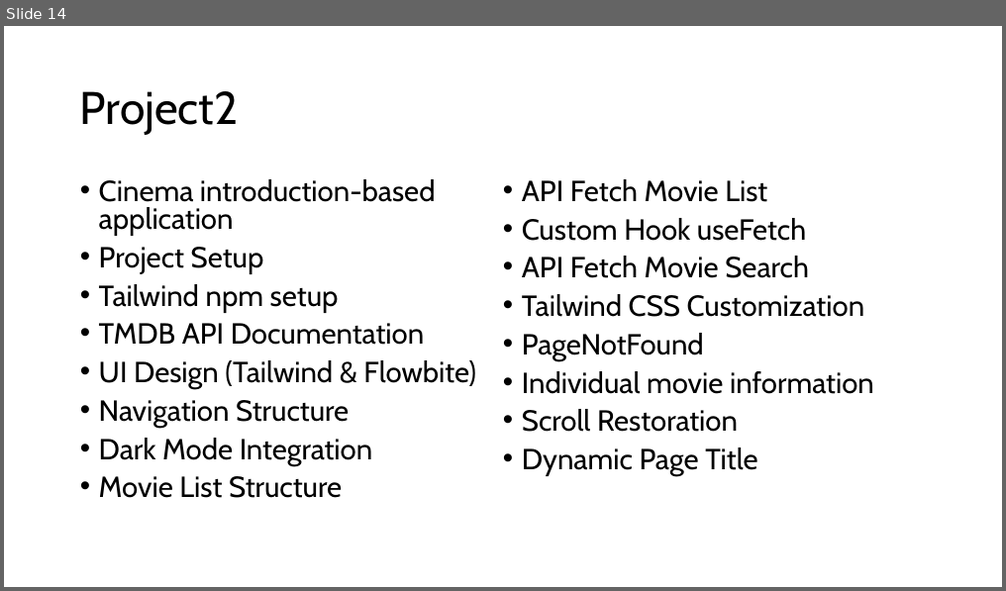
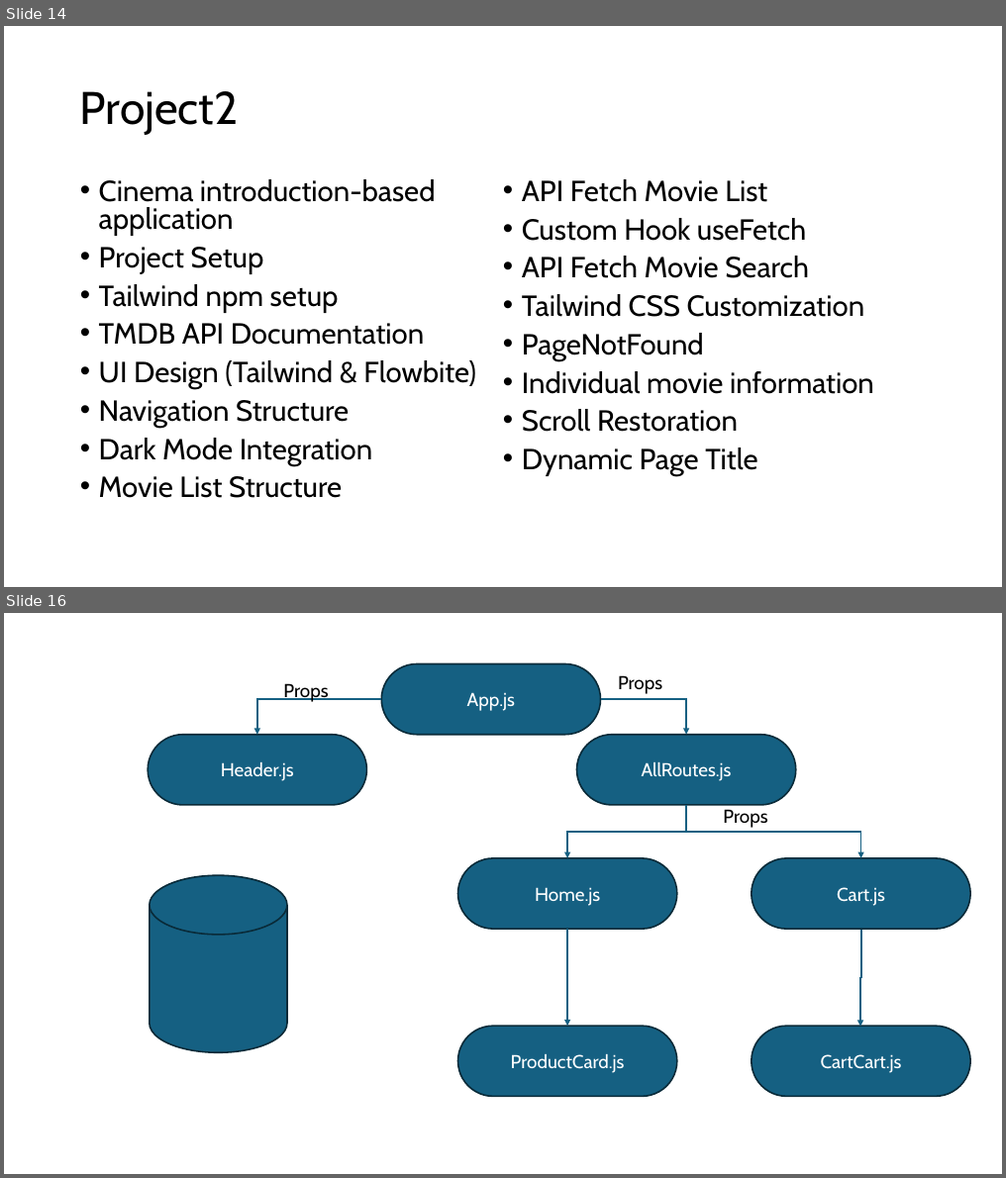
Before and after one commit to PiyushChaturvedii/Batch05, a slide deck: react/react.pptx. Shown one above the other, each under a label of ours: slide 14 before the commit, slides 14 and 16 after it; the slides between them are not shown. The pictures are 1006x591 and 1006x1178 pixels, drawn with LibreOffice and Linux fonts; fonts in the diff are those of the drawing. Boxes give left, top, right and bottom in pixels: in the first picture for what was removed or moved away, otherwise in the second. Text is boxed around its words. In the diff, an @@ line names an element or a change of style, - is before the commit and + after.

```diff
--- a/react/react.pptx
+++ b/react/react.pptx
@@ slide 16 added at <box>4,613,1002,1174</box>, background #FFFFFF @@
@@ pill shape added at <box>381,663,601,735</box>, fill #156082, outline #092A39 1.5 pt, 18 pt, text #FFFFFF @@
+App.js
@@ elbow arrow added from (381, 699) to (257, 735), #156082 1.5 pt @@
@@ text added at <box>283,683,328,702</box>, 18 pt, text #000000 @@
+Props
@@ elbow arrow added from (601, 699) to (687, 735), #156082 1.5 pt @@
@@ text added at <box>618,675,662,694</box>, 18 pt, text #000000 @@
+Props
@@ pill shape added at <box>148,735,367,805</box>, fill #156082, outline #092A39 1.5 pt, 18 pt, text #FFFFFF @@
+Header.js
@@ pill shape added at <box>576,735,796,805</box>, fill #156082, outline #092A39 1.5 pt, 18 pt, text #FFFFFF @@
+AllRoutes.js
@@ elbow arrow added from (687, 805) to (567, 859), #156082 1.5 pt @@
@@ elbow arrow added from (687, 805) to (861, 859), #156082 1.5 pt @@
@@ text added at <box>723,809,767,828</box>, 18 pt, text #000000 @@
+Props
@@ flow chart magnetic drum added at <box>150,875,287,1053</box>, fill #156082, outline #092A39 1.5 pt @@
@@ pill shape added at <box>458,859,678,929</box>, fill #156082, outline #092A39 1.5 pt, 18 pt, text #FFFFFF @@
+Home.js
@@ pill shape added at <box>751,859,971,929</box>, fill #156082, outline #092A39 1.5 pt, 18 pt, text #FFFFFF @@
+Cart.js
@@ elbow arrow added from (567, 929) to (567, 1026), #156082 1.5 pt @@
@@ elbow arrow added from (862, 930) to (860, 1027), #156082 1.5 pt @@
@@ pill shape added at <box>458,1026,678,1096</box>, fill #156082, outline #092A39 1.5 pt, 18 pt, text #FFFFFF @@
+ProductCard.js
@@ pill shape added at <box>751,1026,971,1096</box>, fill #156082, outline #092A39 1.5 pt, 18 pt, text #FFFFFF @@
+CartCart.js
```
Also in this commit, not shown: 2 other slides added, 7 other files.
